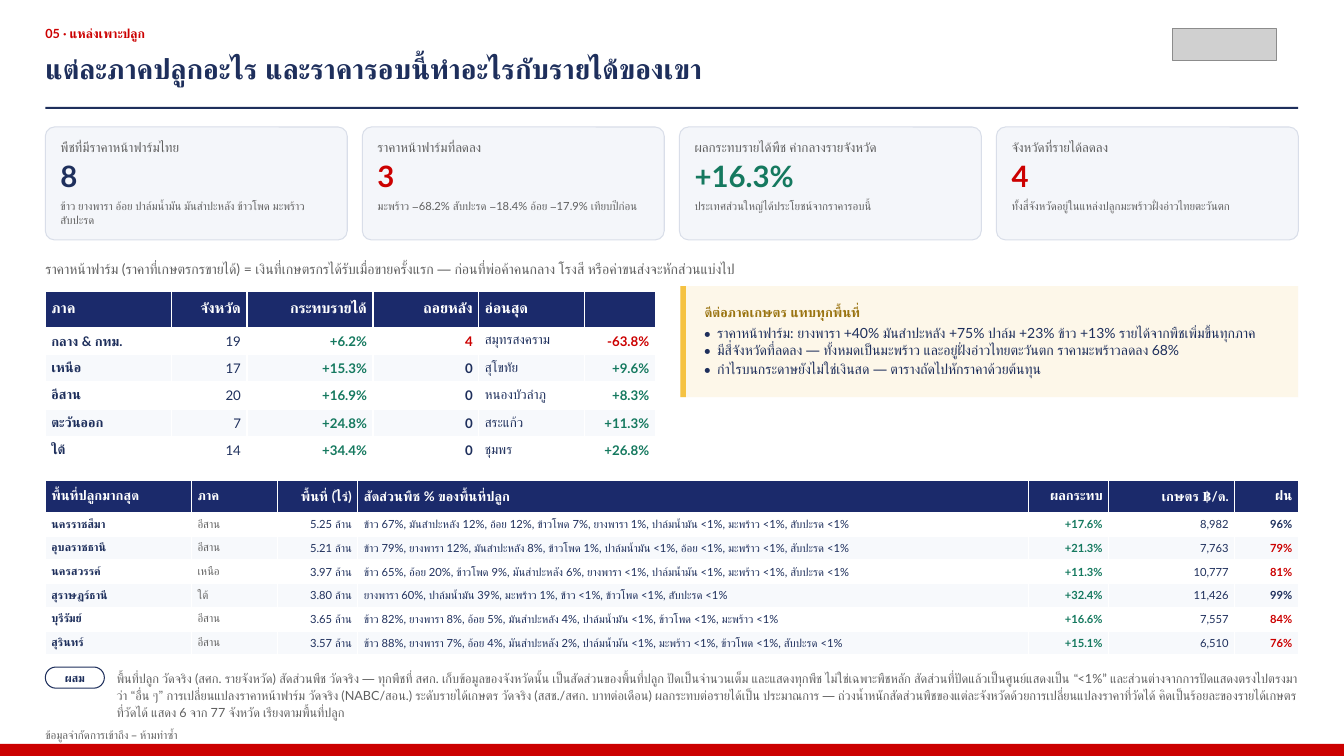
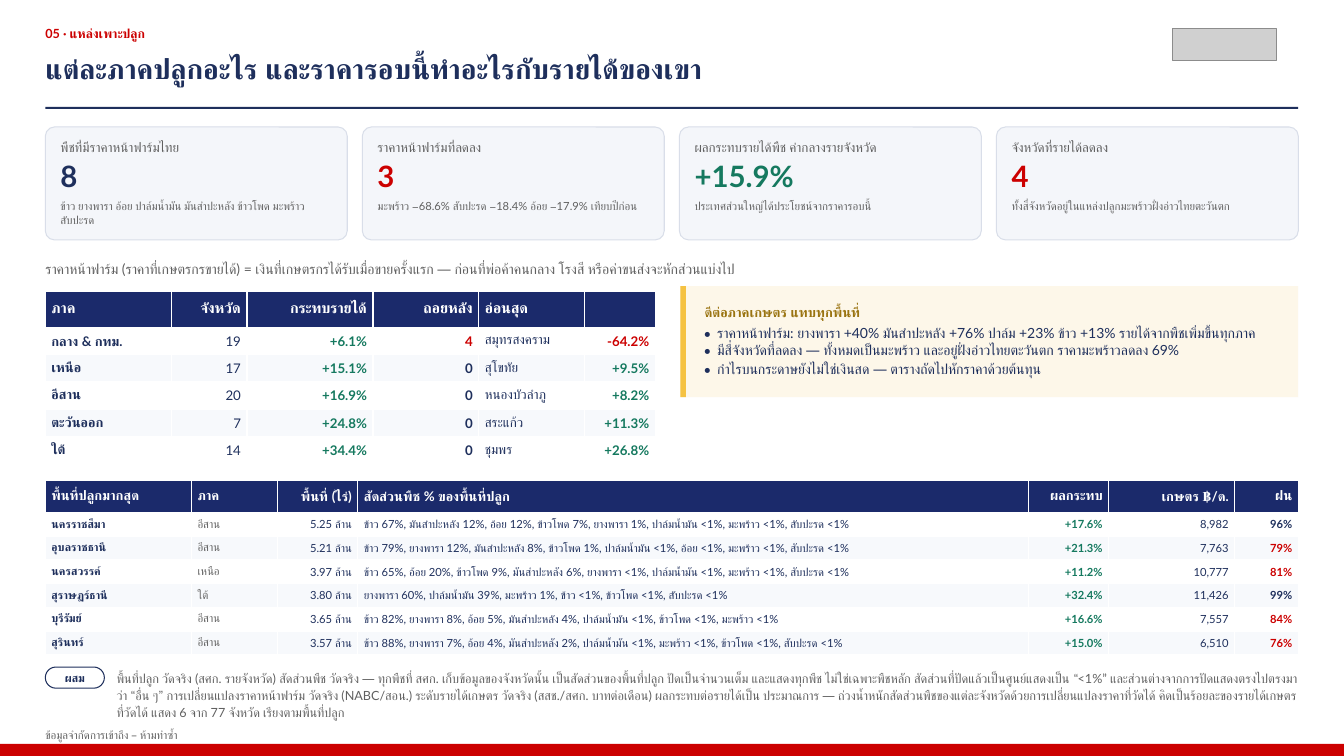
Before and after one commit to kaustavb2101/competitive-intel, a slide deck: slide 7 of docs/decks/mcom-2026-08-05-macro-TH.pptx. Drawn at 1344x756 pixels with LibreOffice and Linux fonts; fonts in the diff are those of the drawing; grey boxes stand for pictures. Boxes give left, top, right and bottom in pixels: in the first picture for what was removed or moved away, otherwise in the second. Text is boxed around its words. In the diff, an @@ line names an element or a change of style, - is before the commit and + after.

```diff
--- a/docs/decks/mcom-2026-08-05-macro-TH.pptx
+++ b/docs/decks/mcom-2026-08-05-macro-TH.pptx
@@ text at bbox=[695, 165, 794, 188]: text changed @@
-+16.3%
++15.9%
@@ text at bbox=[377, 201, 637, 210]: text changed @@
-มะพร้าว −68.2% สับปะรด −18.4% อ้อย −17.9% เทียบปีก่อน
+มะพร้าว −68.6% สับปะรด −18.4% อ้อย −17.9% เทียบปีก่อน
@@ table at bbox=[45, 291, 655, 465] @@
-row 2, column 3: +6.2%
+row 2, column 3: +6.1%
-row 2, column 6: -63.8%
+row 2, column 6: -64.2%
-row 3, column 3: +15.3%
+row 3, column 3: +15.1%
-row 3, column 6: +9.6%
+row 3, column 6: +9.5%
-row 4, column 6: +8.3%
+row 4, column 6: +8.2%
@@ text at bbox=[717, 327, 1255, 378]: text changed @@
-• ราคาหน้าฟาร์ม: ยางพารา +40% มันสำปะหลัง +75% ปาล์ม +23% ข้าว +13% รายได้จากพืชเพิ่มขึ้นทุกภาค
-• มีสี่จังหวัดที่ลดลง — ทั้งหมดเป็นมะพร้าว และอยู่ฝั่งอ่าวไทยตะวันตก ราคามะพร้าวลดลง 68%
-• กำไรบนกระดาษยังไม่ใช่เงินสด — ตารางถัดไปหักราคาด้วยต้นทุน
+• ราคาหน้าฟาร์ม: ยางพารา +40% มันสำปะหลัง +76% ปาล์ม +23% ข้าว +13% รายได้จากพืชเพิ่มขึ้นทุกภาค
+• มีสี่จังหวัดที่ลดลง — ทั้งหมดเป็นมะพร้าว และอยู่ฝั่งอ่าวไทยตะวันตก ราคามะพร้าวลดลง 69%
+• กำไรบนกระดาษยังไม่ใช่เงินสด — ตารางถัดไปหักราคาด้วยต้นทุน
@@ table at bbox=[45, 481, 1299, 655] @@
-row 4, column 5: +11.3%
+row 4, column 5: +11.2%
-row 7, column 5: +15.1%
+row 7, column 5: +15.0%
```
Also in this commit, not shown: 6 other slides changed, 1 other file.
